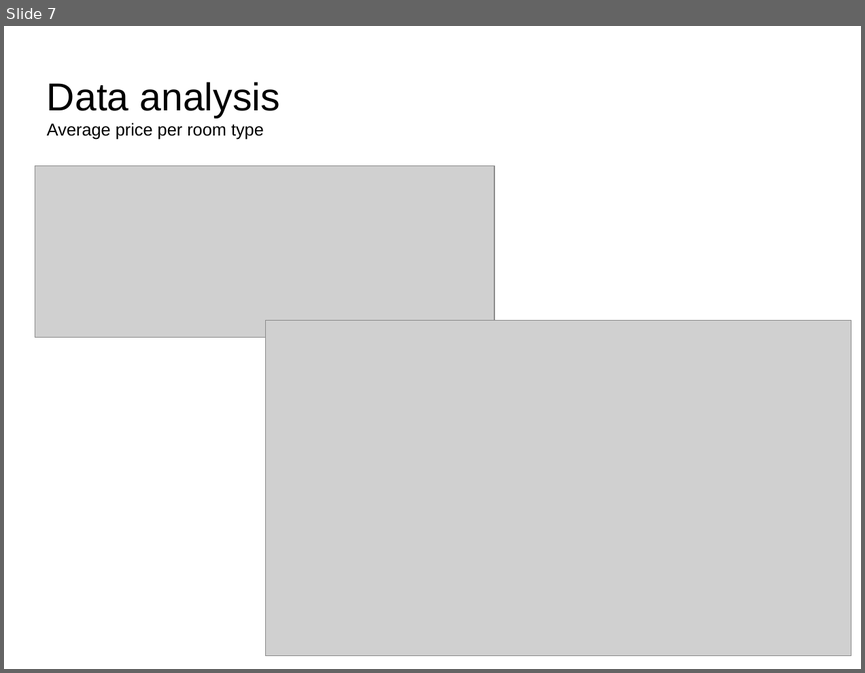
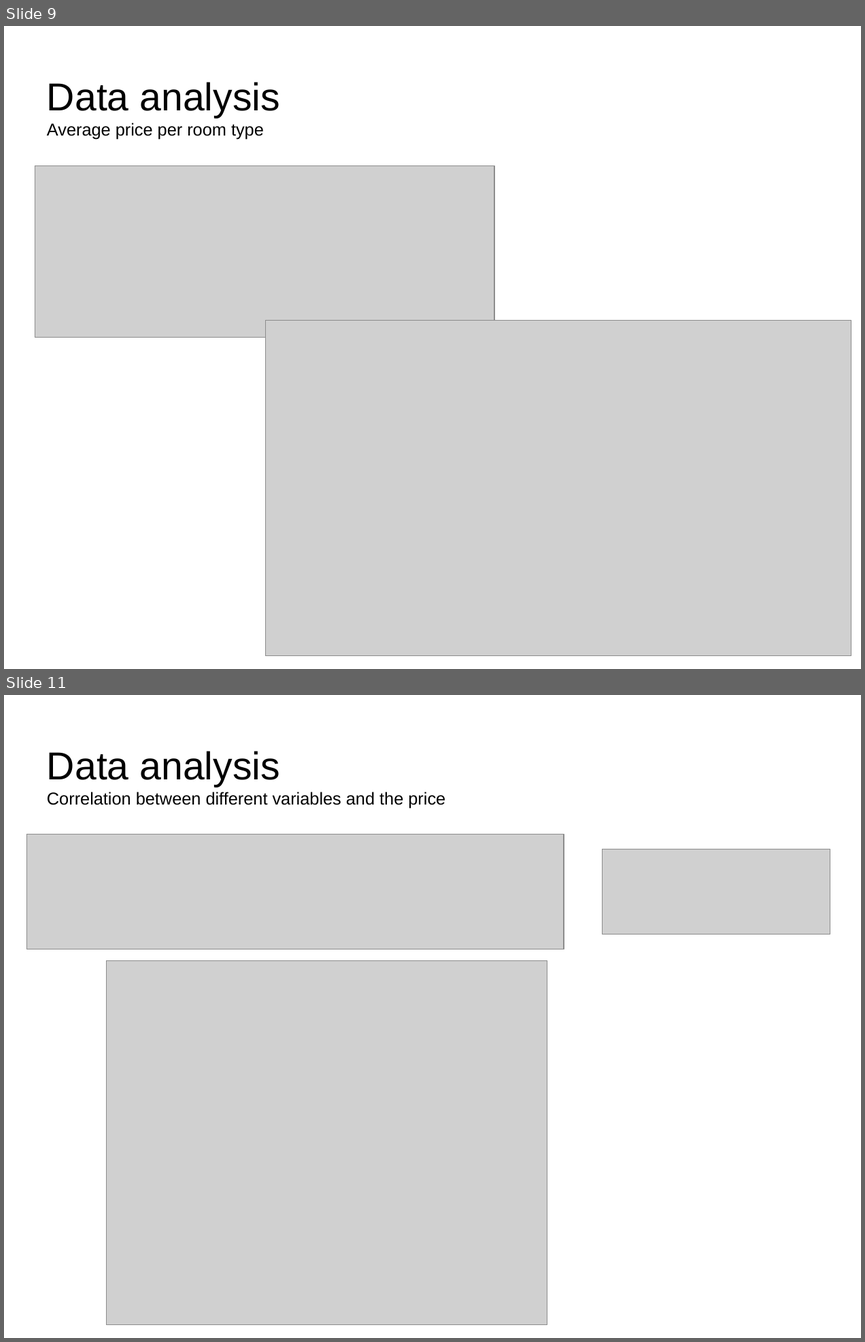
Before and after one commit to IngaGS/SheGoesTech_FinalProject, a slide deck: Final Project.odp. Shown one above the other, each under a label of ours: slide 7 before the commit, slides 9 and 11 after it; the slides between them are not shown. The pictures are 865x673 and 865x1342 pixels, drawn with LibreOffice and Linux fonts; fonts in the diff are those of the drawing; grey boxes stand for pictures; background and template pictures are left out. Boxes give left, top, right and bottom in pixels: in the first picture for what was removed or moved away, otherwise in the second. Text is boxed around its words. In the diff, an @@ line names an element or a change of style, - is before the commit and + after.

```diff
--- a/Final Project.odp
+++ b/Final Project.odp
@@ slide 11 added at (x1=4, y1=695, x2=861, y2=1338), background #FFFFFF @@
@@ title added at (x1=47, y1=751, x2=445, y2=808), 16 pt, text #000000 @@
+Data analysis
+Correlation between different variables and the price
@@ picture added at (x1=27, y1=834, x2=564, y2=949) @@
@@ picture added at (x1=602, y1=849, x2=830, y2=934) @@
@@ picture added at (x1=106, y1=961, x2=547, y2=1325) @@
@@ what was slide 7 is now slide 9 @@
```
Also in this commit, not shown: 2 slides changed, 5 other slides added, 21 other files.
